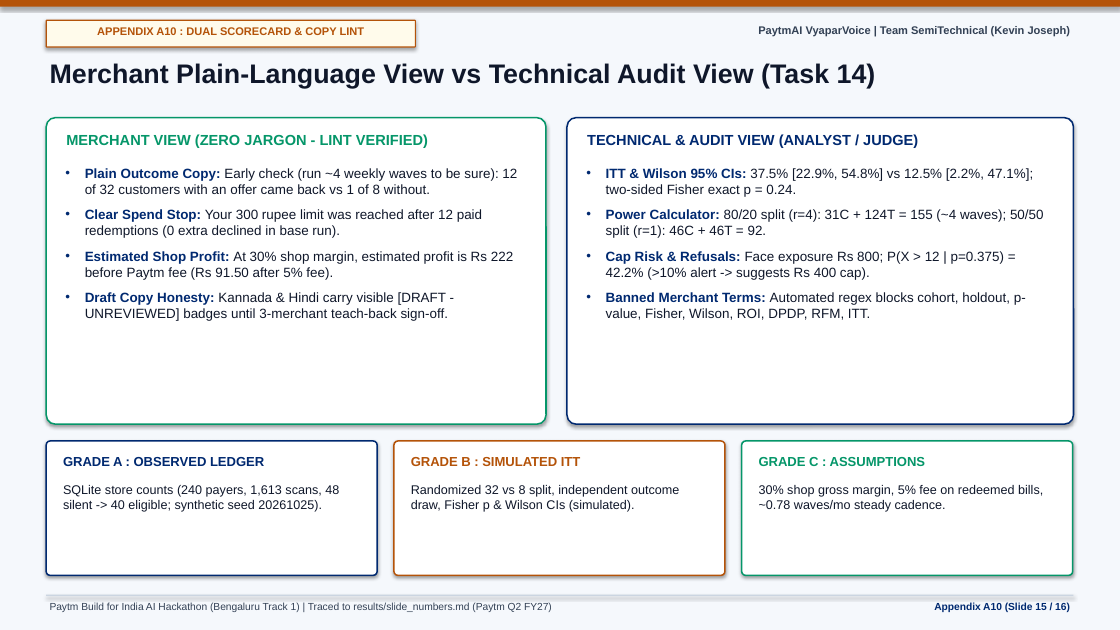
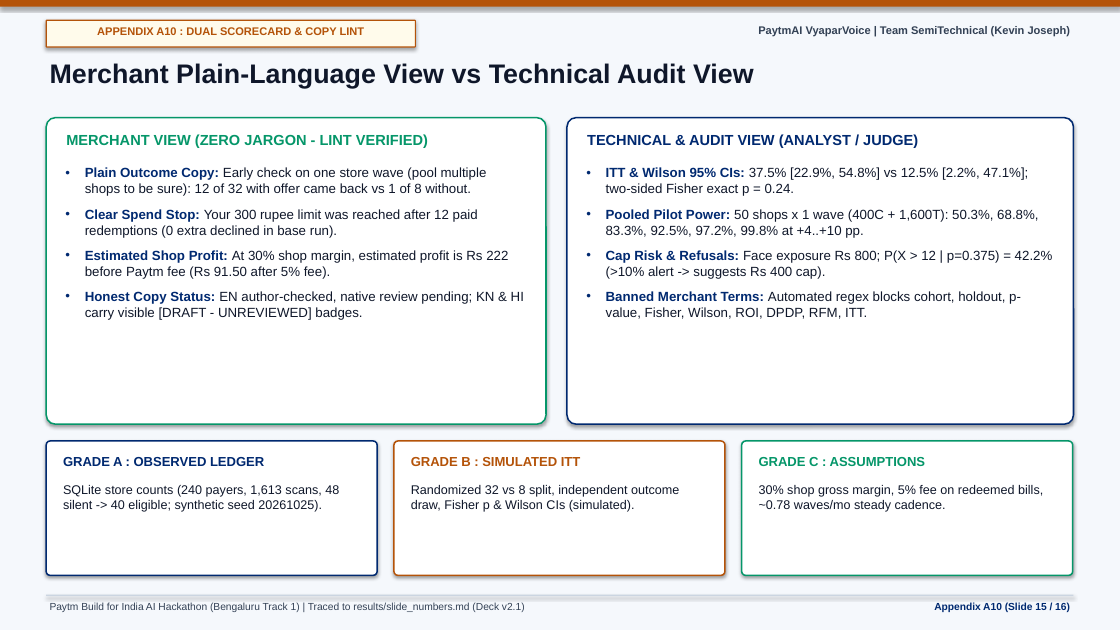
Before and after one commit to somebeing2/paytmai-vyaparvoice, a slide deck: slide 15 of deck/v2/PaytmAI_VyaparVoice_v2.pptx. Drawn at 1120x630 pixels with LibreOffice and Linux fonts; fonts in the diff are those of the drawing. Boxes give left, top, right and bottom in pixels: in the first picture for what was removed or moved away, otherwise in the second. Text is boxed around its words. In the diff, an @@ line names an element or a change of style, - is before the commit and + after.

Commit message:
docs(deck-v2.1): pooled 50-shop pilot power, A9 profit CI rule, EN author-checked status, plain capability tiles, Q4 cap-refusal Q&A, and P1 Stage 2 plan [skip render]

```diff
--- a/deck/v2/PaytmAI_VyaparVoice_v2.pptx
+++ b/deck/v2/PaytmAI_VyaparVoice_v2.pptx
@@ text at [50,63,754,89]: text changed @@
-Merchant Plain-Language View vs Technical Audit View (Task 14)
+Merchant Plain-Language View vs Technical Audit View
@@ text at [85,167,487,196]: text changed; size 11.5 to 11.4 pt @@
-• Plain Outcome Copy: Early check (run ~4 weekly waves to be sure): 12 of 32 customers with an offer came back vs 1 of 8 without.
+• Plain Outcome Copy: Early check on one store wave (pool multiple shops to be sure): 12 of 32 with offer came back vs 1 of 8 without.
@@ text at [606,167,1053,319]: size 11.5 to 11.4 pt in "ITT & Wilson 95% CIs: 37.5% [22.9%, ...", "Cap Risk & Refusals: Face exposure Rs ...", "Banned Merchant Terms: Automated regex blocks cohort, ..." @@
@@ text at [85,209,508,279]: size 11.5 to 11.4 pt in "Clear Spend Stop: Your 300 rupee limit ...", "Estimated Shop Profit: At 30% shop margin, ..." @@
@@ text at [606,209,1038,238]: text changed; size 11.5 to 11.4 pt @@
-• Power Calculator: 80/20 split (r=4): 31C + 124T = 155 (~4 waves); 50/50 split (r=1): 46C + 46T = 92.
+• Pooled Pilot Power: 50 shops x 1 wave (400C + 1,600T): 50.3%, 68.8%, 83.3%, 92.5%, 97.2%, 99.8% at +4..+10 pp.
@@ text at [85,291,524,320]: text changed; size 11.5 to 11.4 pt @@
-• Draft Copy Honesty: Kannada & Hindi carry visible [DRAFT - UNREVIEWED] badges until 3-merchant teach-back sign-off.
+• Honest Copy Status: EN author-checked, native review pending; KN & HI carry visible [DRAFT - UNREVIEWED] badges.
@@ text at [50,603,525,612]: text changed @@
-Paytm Build for India AI Hackathon (Bengaluru Track 1) | Traced to results/slide_numbers.md (Paytm Q2 FY27)
+Paytm Build for India AI Hackathon (Bengaluru Track 1) | Traced to results/slide_numbers.md (Deck v2.1)
```
Also in this commit, not shown: 15 other slides changed, 9 other files.
